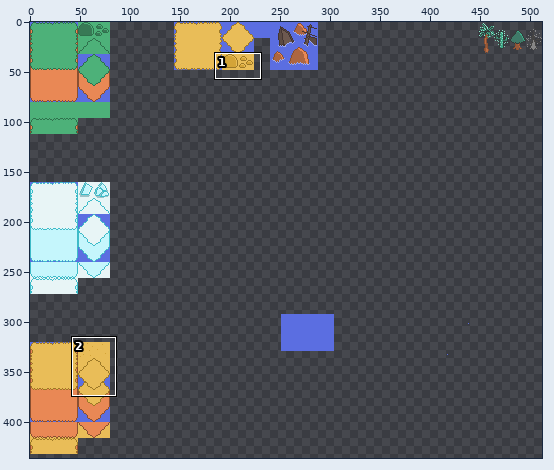
Edited in one commit: pixel-art file (project-files/world_map_tileset.aseprite). Above, an overview of the earlier version with the close-up marked.
Close-up. Before the commit:
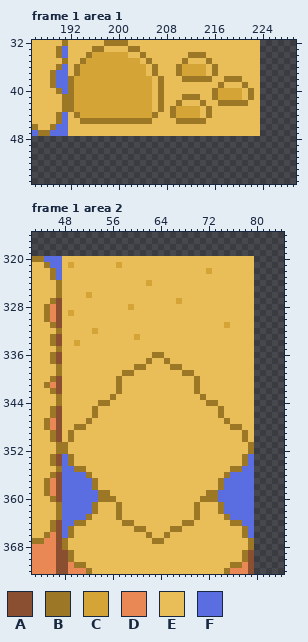
512x512 pixels, 1 frame. Colours within 5 levels of each other are drawn and written as one. Shown: frame 1 area 1: x 186..229, y 32..55; frame 1 area 2: x 43..84, y 316..372. The wide view leaves out empty margins. The commit also changed other frames or places, which this record leaves out.
Visible layers, top first: "ground_top #2", "objects", "ground_top", "ground", "water".
Palette (. is transparent): A #8a4f30  B #9c7826  C #d4a437  D #e98855  E #e9bd58  F #5b6ee1
Pixels before, frame 1 area 1, first column x 186:
32 EEEEEBEEEEEEBBBBEEEEEEEEEEEEEEEEEEEEEE
33 EEEEBFEEEEBBEEEEBBEEEEEEEEEEEEEEEEEEEE
34 EEEEBFEEEBCCCCCCEEBEEEEEEEBBBEEEEEEEEE
35 EEEEEBEEBCCCCCCCCCEBEEEEEBEEEBEEEEEEEE
36 EEEEBFEBCCCCCCCCCCCEBEEEBCCCCEBEEEEEEE
37 EEEBFFEBCCCCCCCCCCCEBEEEBCCCCEBEEEEEEE
38 EEEBFFBCCCCCCCCCCCCCEBEEEBBBBBEEBBBEEE
39 EEEBFFBCCCCCCCCCCCCCEBEEEEEEEEEBEEEBEE
40 EEEEBFBCCCCCCCCCCCCCEBEEEEEEEEBCCCCEBE
41 EEEEEBBCCCCCCCCCCCCCEBEEEBBBEEBCCCCEBE
42 EEEEEBBCCCCCCCCCCCCCEBEEBEEEBEEBBBBBEE
43 EEEEEBBCCCCCCCCCCCCCEBEBCCCCEBEEEEEEEE
44 EEEEBFEBCCCCCCCCCCCCBEEBCCCCEBEEEEEEEE
45 EEEEBFEEBBBBBBBBBBBBEEEEBBBBBEEEEEEEEE
46 BEEBFFEEEEEEEEEEEEEEEEEEEEEEEEEEEEEEEE
47 FBBFFFEEEEEEEEEEEEEEEEEEEEEEEEEEEEEEEE
Pixels before, frame 1 area 2, first column x 43:
320 BBFFFEEEEEEEEEEEEEEEEEEEEEEEEEEEEEEEE
321 EEBFFECEEEEEEECEEEEEEEEEEEEEEEEEEEEEE
322 EEEBFEEEEEEEEEEEEEEEEEEEEEEEECEEEEEEE
323 EEEBFEEEEEEEEEEEEEEEEEEEEEEEEEEEEEEEE
324 EEEEBEEEEEEEEEEEEEECEEEEEEEEEEEEEEEEE
325 EEEEBEEEEEEEEEEEEEEEEEEEEEEEEEEEEEEEE
326 EEEEBEEEECEEEEEEEEEEEEEEEEEEEEEEEEEEE
327 EEEBAEEEEEEEEEEEEEEEEEEECEEEEEEEEEEEE
328 EEBDAEEEEEEEEEEECEEEEEEEEEEEEEEEEEEEE
329 EEBDAECEEEEEEEEEEEEEEEEEEEEEEEEEEEEEE
330 EEBDAEEEEEEEEEEEEEEEEEEEEEEEEEEEEEEEE
331 EEEBAEEEEEEEEEEEEEEEEEEEEEEEEEEECEEEE
332 EEEEBEEEEECEEEEEEEEEEEEEEEEEEEEEEEEEE
333 EEEBAEEEEEEEEEEEECEEEEEEEEEEEEEEEEEEE
334 EEEBAEECEEEEEEEEEEEEEEEEEEEEEEEEEEEEE
335 EEEEBEEEEEEEEEEEEEEEEEEEEEEEEEEEEEEEE
336 EEEBAEEEEEEEEEEEEEEEBBEEEEEEEEEEEEEEE
337 EEEBAEEEEEEEEEEEEEEBEEBEEEEEEEEEEEEEE
338 EEEEBEEEEEEEEEEEEBBEEEEBBEEEEEEEEEEEE
339 EEEEBEEEEEEEEEEBBEEEEEEEEBBEEEEEEEEEE
340 EEEBAEEEEEEEEEBEEEEEEEEEEEEBEEEEEEEEE
341 EEBDAEEEEEEEEEBEEEEEEEEEEEEBEEEEEEEEE
342 EEEBAEEEEEEEEEBEEEEEEEEEEEEBEEEEEEEEE
343 EEEEBEEEEEEEEBEEEEEEEEEEEEEEBEEEEEEEE
344 EEEEBEEEEEEBBEEEEEEEEEEEEEEEEBBEEEEEE
345 EEEBAEEEEEBEEEEEEEEEEEEEEEEEEEEBEEEEE
346 EEEBAEEEEEBEEEEEEEEEEEEEEEEEEEEBEEEEE
347 EEBDAEEEEBEEEEEEEEEEEEEEEEEEEEEEBEEEE
348 EEBDAEEBBEEEEEEEEEEEEEEEEEEEEEEEEBBEE
349 EEEBAEBEEEEEEEEEEEEEEEEEEEEEEEEEEEEBE
350 EEEBAEBEEEEEEEEEEEEEEEEEEEEEEEEEEEEBE
351 EEEEBBEEEEEEEEEEEEEEEEEEEEEEEEEEEEEEB
352 EEEEBBEEEEEEEEEEEEEEEEEEEEEEEEEEEEEEB
353 EEEBAFBEEEEEEEEEEEEEEEEEEEEEEEEEEEEBF
354 EEEBAFBEEEEEEEEEEEEEEEEEEEEEEEEEEEEBF
355 EEEEBFFBBEEEEEEEEEEEEEEEEEEEEEEEEBBFF
356 EEEBAFFFFBEEEEEEEEEEEEEEEEEEEEEEBFFFF
357 EEBDAFFFFFBEEEEEEEEEEEEEEEEEEEEBFFFFF
358 EEBDAFFFFFBEEEEEEEEEEEEEEEEEEEEBFFFFF
359 EEBDAFFFFFFBBEEEEEEEEEEEEEEEEBBFFFFFF
360 EEEBAFFFFFFBBBEEEEEEEEEEEEEEBBBFFFFFF
361 EEEEBFFFFFBEEEBEEEEEEEEEEEEBEEEBFFFFF
362 EEEEBFFFFFBEEEBEEEEEEEEEEEEBEEEBFFFFF
363 EEEEBFFFFBEEEEBEEEEEEEEEEEEBEEEEBFFFF
364 EEEBAFFBBEEEEEEBBEEEEEEEEBBEEEEEEBBFF
365 EEEBAFBEEEEEEEEEEBBEEEEBBEEEEEEEEEEBF
366 EEBDAFBEEEEEEEEEEEEBEEBEEEEEEEEEEEEBF
367 BBDDABEEEEEEEEEEEEEEBBEEEEEEEEEEEEEEB
368 DDDDABEEEEEEEEEEEEEEEEEEEEEEEEEEEEEEB
369 DDDDAABEEEEEEEEEEEEEEEEEEEEEEEEEEEEBA
370 DDDDAABEEEEEEEEEEEEEEEEEEEEEEEEEEEEBA
371 DDDDAADBBEEEEEEEEEEEEEEEEEEEEEEEEBBDA
372 DDDDAADDDBEEEEEEEEEEEEEEEEEEEEEEBDDDA
The result:
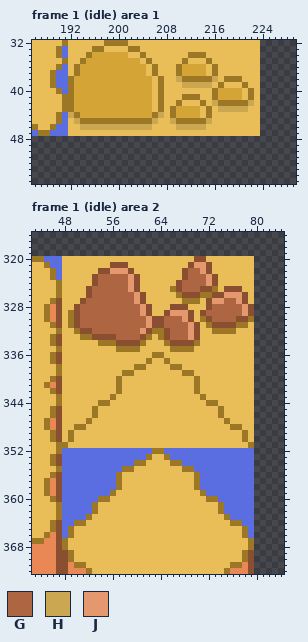
Colours new in this view: G #ad6641  H #cba752  J #e5976e
Commit message: added animated tiles to world map
Difference:
layer "ground_top #2" removed
Frame 1 (idle) area 1:
y 38: x 210 E -> H; x 216 E -> H
y 39: x 211..215 EEEEE -> HHHHH
y 42: x 216 E -> H; x 222 E -> H
y 43: x 217..221 EEEEE -> HHHHH
y 44: x 192 E -> H; x 207 E -> H
y 45: x 193 E -> H; x 206 E -> H; x 209 E -> H; x 215 E -> H
y 46: x 194..205 EEEEEEEEEEEE -> HHHHHHHHHHHH; x 210..214 EEEEE -> HHHHH
Frame 1 (idle) area 2:
y 320: x 70..71 EE -> AA
y 321: x 49 C -> E; x 56..58 ECE -> AAA; x 69..72 EEEE -> AJJA
y 322: x 54..59 EEEEEE -> AAJJJA; x 68..72 EEEEC -> AGGJA
y 323: x 53..60 EEEEEEEE -> AGGGGGJA; x 68..73 EEEEEE -> AGGGJA
y 324: x 53..60 EEEEEEEE -> AGGGGGJA; x 62 C -> E; x 67..73 EEEEEEE -> AGGGGJA
y 325: x 52..60 EEEEEEEEE -> AGGGGGGJA; x 66..73 EEEEEEEE -> BAGGGAAB; x 75..77 EEE -> AAA
y 326: x 52..61 CEEEEEEEEE -> AGGGGGGGJA; x 67..78 EEEEEEEEEEEE -> BAAABBAAJJJA
y 327: x 51..61 EEEEEEEEEEE -> AGGGGGGGGJA; x 67..70 CEEE -> EBBB; x 72..78 EEEEEEE -> AJJGGJA
y 328: x 50..62 EEEEEEEEECEEE -> AGGGGGGGGGGJA; x 66..68 EEE -> AAA; x 72..79 EEEEEEEE -> AGGGGGJA
y 329: x 49..62 CEEEEEEEEEEEEE -> BAGGGGGGGGGGJA; x 65..69 EEEEE -> AJJJA; x 71..79 EEEEEEEEE -> AGGGGGGJA
y 330: x 49..69 EEEEEEEEEEEEEEEEEEEEE -> BAGGGGGGGGGGGJAAGGGJA; x 71..79 EEEEEEEEE -> BAGGGGAAB
y 331: x 49..70 EEEEEEEEEEEEEEEEEEEEEE -> BAGGGGGGGGGGGJAAGGGGJA; x 72..78 EEECEEE -> BAAAABB
y 332: x 50..70 EEECEEEEEEEEEEEEEEEEE -> BAAGGGGGGGGJABBAGGGJA; x 73..76 EEEE -> BBBB
y 333: x 51..62 EEEEEEEEECEE -> BBAAAAGGGGAB; x 64..70 EEEEEEE -> BAGGGJA
y 334: x 50 C -> E; x 54..61 EEEEEEEE -> BBBAAAAB; x 65..70 EEEEEE -> BAAAAB
y 335: x 57..60 EEEE -> BBBB; x 66..69 EEEE -> BBBB
y 352: x 48..79 BEEEEEEEEEEEEEEEEEEEEEEEEEEEEEEB -> FFFFFFFFFFFFFFFBBFFFFFFFFFFFFFFF
y 353: x 49..62 BEEEEEEEEEEEEE -> FFFFFFFFFFFFFB; x 65..78 EEEEEEEEEEEEEB -> BFFFFFFFFFFFFF
y 354: x 49..61 BEEEEEEEEEEEE -> FFFFFFFFFFFBB; x 66..78 EEEEEEEEEEEEB -> BBFFFFFFFFFFF
y 355: x 50..59 BBEEEEEEEE -> FFFFFFFFBB; x 68..77 EEEEEEEEBB -> BBFFFFFFFF
y 356: x 52..57 BEEEEE -> FFFFFB; x 70..75 EEEEEB -> BFFFFF
y 357..358: x 53..57 BEEEE -> FFFFB; x 70..74 EEEEB -> BFFFF
y 359: x 54..56 BBE -> FFB; x 71..73 EBB -> BFF
y 360: x 56 B -> E; x 71 B -> E
y 361..363: x 57 B -> E; x 70 B -> E
y 364: x 58..59 BB -> EE; x 68..69 BB -> EE
y 365: x 60..61 BB -> EE; x 66..67 BB -> EE
y 366: x 62 B -> E; x 65 B -> E
y 367: x 63..64 BB -> EE
Where, in picture pixels (left, top, right, bottom), the same in both close-ups:
changed: (68, 76, 254, 130)
changed: (68, 256, 254, 352)
changed: (62, 448, 254, 544)
